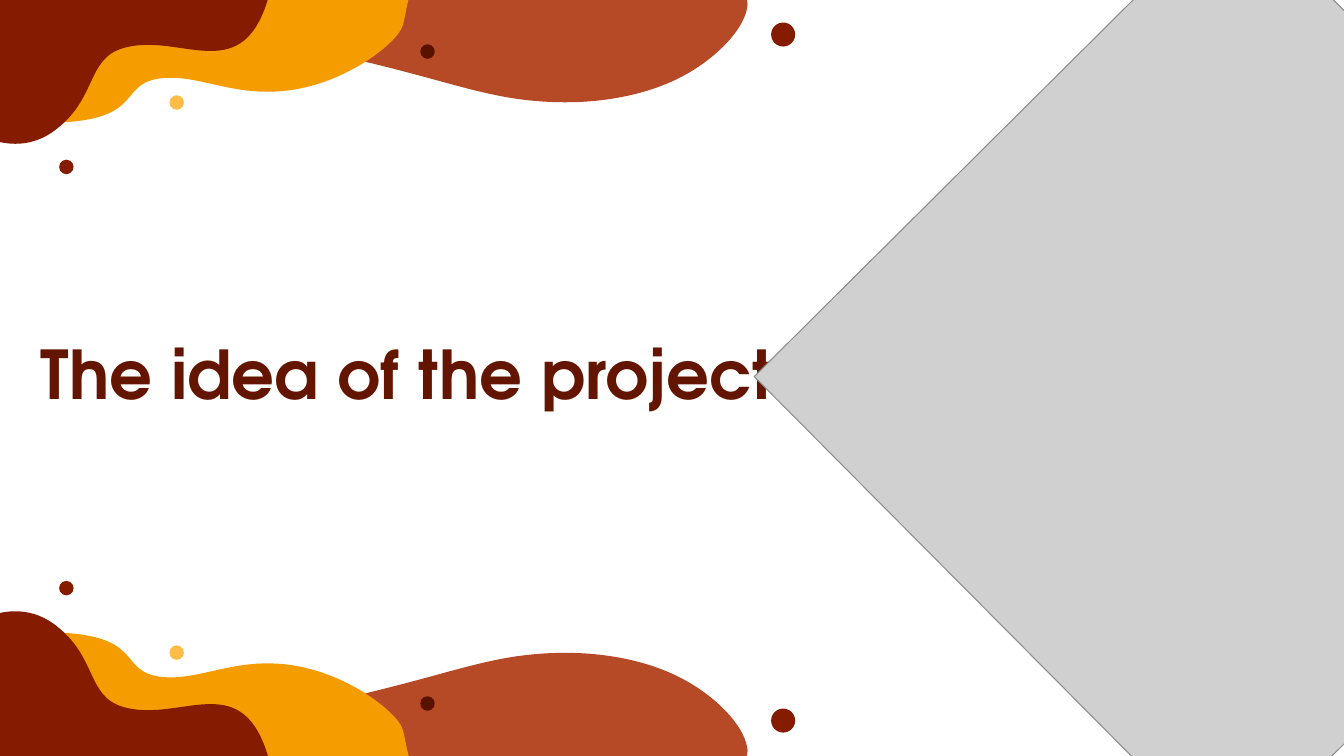
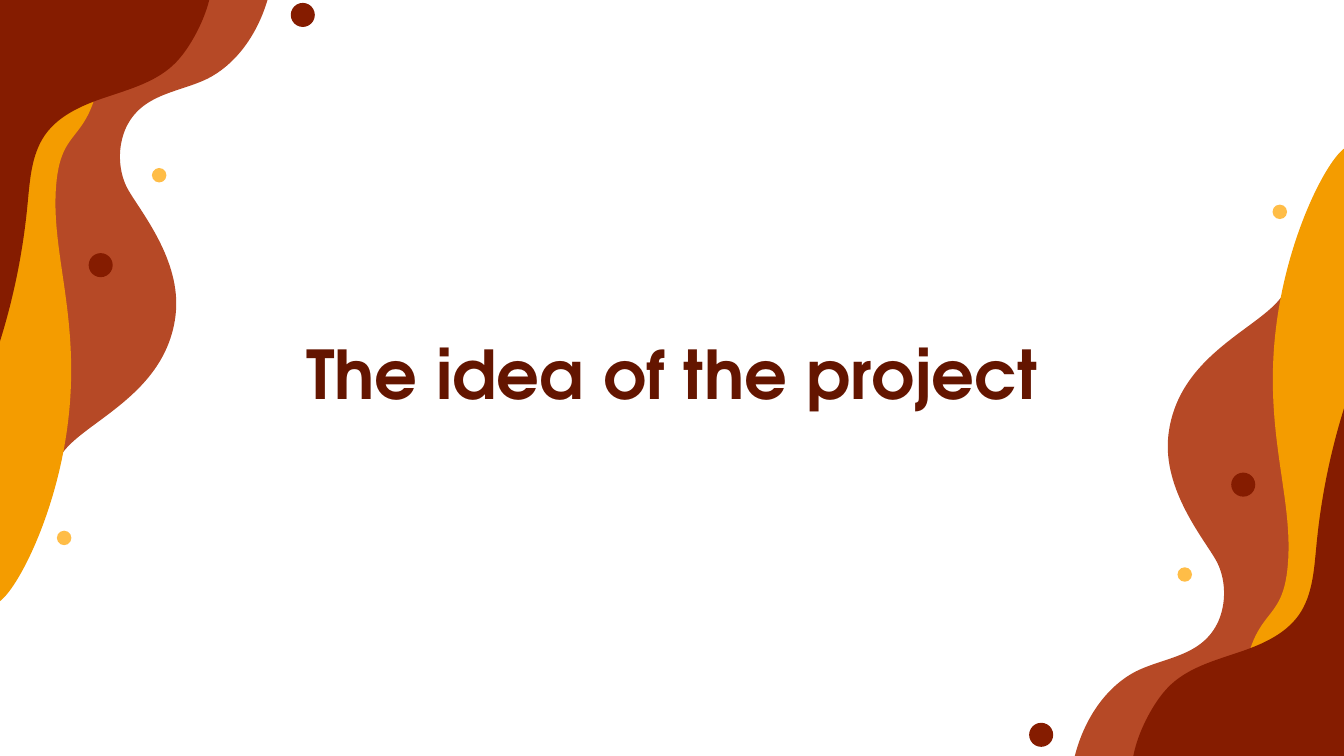
Before and after one commit to codingburgas/2223-otj-10-project-python-web-scraper-GSTabanov20, a slide deck: slide 2 of Documentation/Presentation.pptx (slide 3 before the commit). Drawn at 1344x756 pixels with LibreOffice and Linux fonts; fonts in the diff are those of the drawing; grey boxes stand for pictures. Boxes give left, top, right and bottom in pixels: in the first picture for what was removed or moved away, otherwise in the second. Text is boxed around its words. In the diff, an @@ line names an element or a change of style, - is before the commit and + after.

```diff
--- a/Documentation/Presentation.pptx
+++ b/Documentation/Presentation.pptx
@@ freeform shape at <box>0,0,212,360</box>: rotation 180 to 90 degrees; outline redrawn @@
@@ freeform shape added at <box>0,10,106,617</box>, fill #F49C00 @@
@@ freeform shape added at <box>20,0,274,545</box>, fill #B64926 @@
@@ freeform shape removed at <box>43,0,756,122</box> @@
@@ freeform shape removed at <box>59,0,411,123</box> @@
@@ mirrored; rotation 180 to 90 degrees in 3 elements at <box>152,168,166,182</box>, <box>89,253,113,277</box>, <box>290,3,315,27</box> @@
@@ picture removed at <box>754,0,1344,756</box> @@
@@ ellipse removed at <box>420,44,435,58</box> @@
@@ freeform shape added at <box>1238,132,1344,739</box>, fill #F49C00 @@
@@ freeform shape added at <box>1071,205,1325,756</box>, fill #B64926 @@
@@ ellipse added at <box>1273,205,1288,219</box>, fill #FFBD47 @@
@@ title "The idea of the project": place and size @@
-title "The idea of the project" at <box>41,347,772,412</box>
+title "The idea of the project" at <box>306,347,1038,412</box>
@@ title "The idea of the project" at <box>306,347,1038,412</box>: alignment left to centre @@
@@ freeform shape added at <box>1132,390,1344,756</box>, fill #851C00 @@
@@ ellipse added at <box>1232,473,1256,497</box>, fill #851C00 @@
@@ ellipse at <box>56,531,71,545</box>: fill #851C00 to #FFBD47; rotation 0 to 90 degrees @@
@@ ellipse at <box>1178,568,1192,582</box>: rotation 0 to 270 degrees @@
@@ freeform shape removed at <box>0,611,268,756</box> @@
@@ freeform shape removed at <box>43,633,756,756</box> @@
@@ freeform shape removed at <box>59,633,411,756</box> @@
@@ ellipse removed at <box>420,697,435,711</box> @@
@@ ellipse at <box>1029,723,1054,747</box>: rotation 0 to 270 degrees @@
```
Also in this commit, not shown: 1 other slide changed, 2 slides removed.
